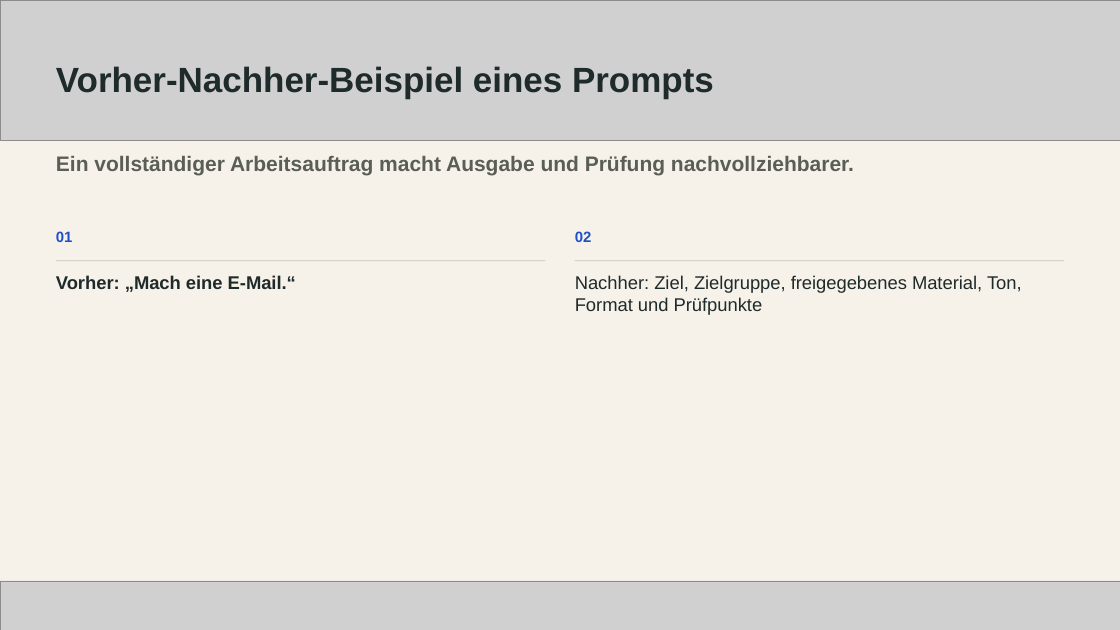
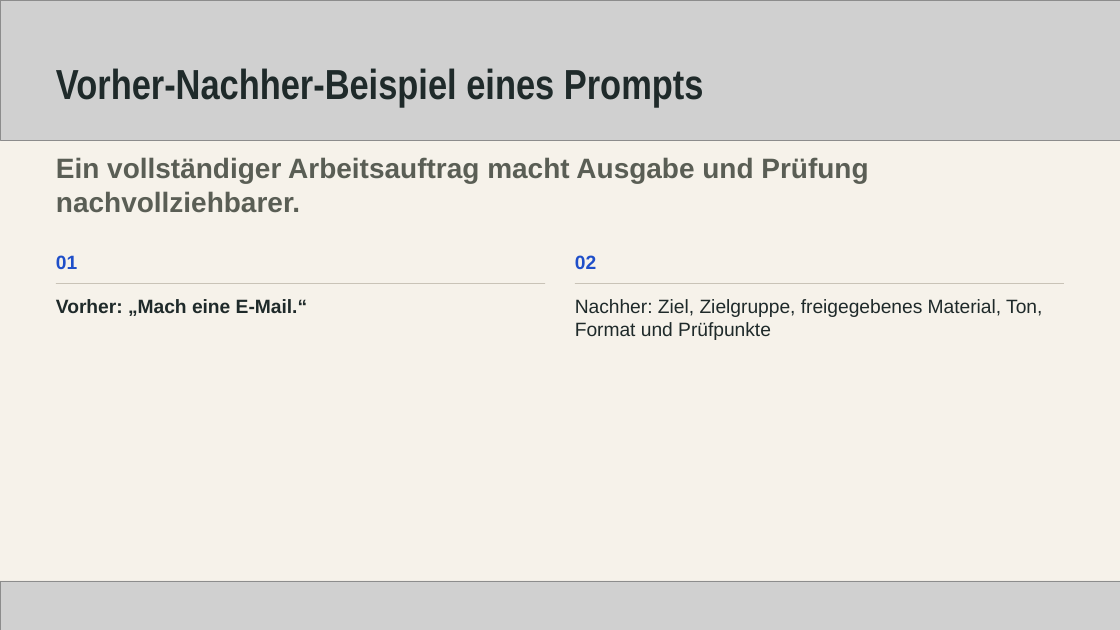
Before and after one commit to deniskaliberda/myhiwi-webseite, a slide deck: slide 19 of deliverables/ai-startklar/schulung/06-trainerfolien.pptx. Drawn at 1120x630 pixels with LibreOffice and Linux fonts; fonts in the diff are those of the drawing; grey boxes stand for pictures. Boxes give left, top, right and bottom in pixels: in the first picture for what was removed or moved away, otherwise in the second. Text is boxed around its words. In the diff, an @@ line names an element or a change of style, - is before the commit and + after.

```diff
--- a/deliverables/ai-startklar/schulung/06-trainerfolien.pptx
+++ b/deliverables/ai-startklar/schulung/06-trainerfolien.pptx
@@ text "Vorher-Nachher-Beispiel eines Prompts" at bbox=[56, 68, 704, 108]: size 30 to 36 pt, font Arial to Arial Narrow @@
@@ text "Ein vollständiger Arbeitsauftrag macht Ausgabe ..." at bbox=[56, 157, 868, 213]: size 18 to 24 pt @@
@@ text "01": place and size @@
-text "01" at bbox=[56, 231, 73, 242]
+text "01" at bbox=[56, 255, 77, 269]
@@ text "01" at bbox=[56, 255, 77, 269]: size 12.8 to 16.5 pt @@
@@ text "02": place and size @@
-text "02" at bbox=[575, 231, 592, 242]
+text "02" at bbox=[575, 255, 596, 269]
@@ text "02" at bbox=[575, 255, 596, 269]: size 12.8 to 16.5 pt @@
@@ text "Vorher: „Mach eine E-Mail.“" at bbox=[56, 299, 307, 316]: size 15.8 to 16.5 pt @@
@@ 2 texts, 2 lines: place and size @@
-2 texts, 2 lines at bbox=[56, 260, 1065, 315]
+2 texts, 2 lines at bbox=[56, 284, 1065, 340]
@@ text "Nachher: Ziel, Zielgruppe, freigegebenes Material, ..." at bbox=[575, 299, 1042, 340]: size 15.8 to 16.5 pt @@
```
Also in this commit, not shown: 39 other slides changed, 2 other files.
